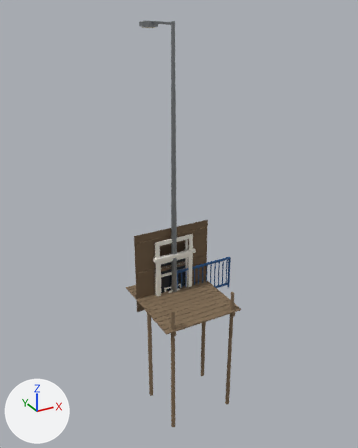
What one commit did to the glTF model public/models/slavonia/kit.glb.
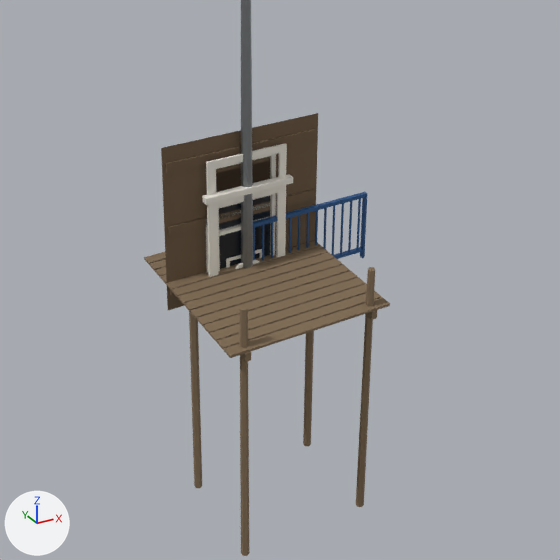
There are two pictures of each version: one whole from a 50 mm lens placed at (-6.12, -11.43, 8.33), pointed at (0.16, 0.0, 2.62), one close up on the part from 16% to 90% of the width and 37% to 96% of the height. Lighting does not change. The marker at lower left points along +X, +Y and +Z. The first two pictures are the older version.

Objects in the first close-up: 'door_barn', 'door_house', 'lamp', 'platform', 'railing', 'window_street' and 4 more.
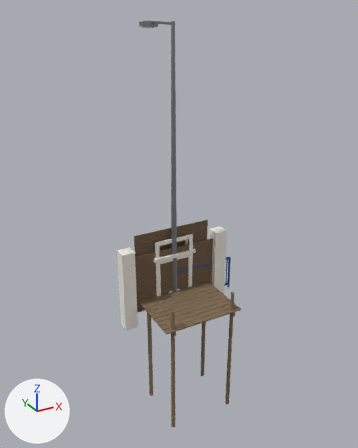
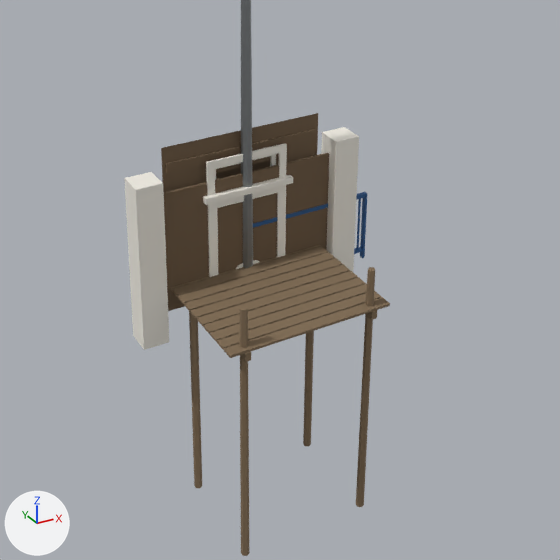
Changed parts and their boxes [x1, y1, x2, y2] in the close-ups (560 x 560 px):
```json
{"object": "gate_yard", "change": "added", "after": [124, 127, 359, 350], "faces in mat_plank (brown #715c44)": [164, 153, 329, 311], "faces in mat_surround (white #f0ede3)": [124, 127, 359, 350]}
{"object": "railing", "change": "unchanged, covered by the edit", "before": [253, 192, 367, 261], "after": [253, 192, 367, 258]}
```

Edits to the scene script, one JSON object a line:
```json
{"op": "add", "block": "me_gate_yard_001", "code": ["me_gate_yard_001 = bpy.data.meshes.new('gate_yard.001')", "me_gate_yard_001.from_pydata(...)  # 32 vertices, 32 faces; spans x -1.7..1.7, y -0.19..0.19, z -0.3..2.15", "# faces by material slot: [20, 12]", "me_gate_yard_001.materials.append(mat_surround)  # white #f0ede3", "me_gate_yard_001.materials.append(mat_plank)  # brown #715c44"]}
{"op": "add", "block": "ob_gate_yard", "code": ["ob_gate_yard = bpy.data.objects.new('gate_yard', me_gate_yard_001)", "ob_gate_yard.location = (0.0, 0.0, 0.0)"]}
```
